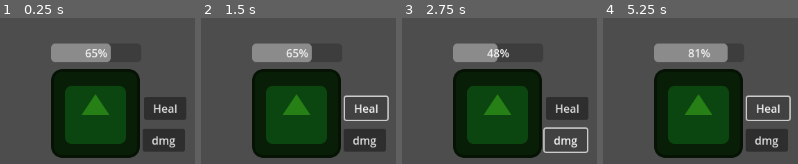
Above: before the commit, frames 1-4 (left to right).
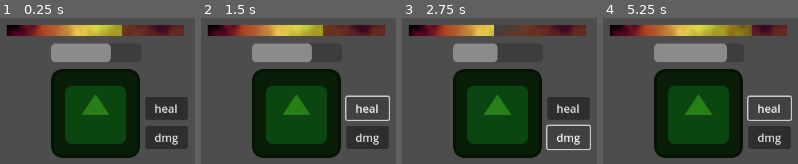
Above: after the commit, the same moments.

Repository: Horryportier/godot-tool-belt
Game: Godot game, scene res://examples/goblin.tscn
The game is run twice, just before and just after one commit, with the same random seed, the same clock (stepped at 60 frames per second) and the same inputs. The project has no main scene, so this scene is started directly. The engine's default icon, where the game draws it, is replaced by a stand-in: a white triangle on a blue panel in a dark square.
Inputs:
- Up to frame 1 (0.25 s): no input
- Up to frame 2 (1.5 s): click "dmg" at 0.5 s; click "Heal" (after the commit: "heal") at 1.25 s
- Up to frame 3 (2.75 s): click "dmg" at 2 s
- Up to frame 4 (5.25 s): click "Heal" (after the commit: "heal") at 2.75 s; click "dmg" at 3.5 s; click "Heal" (after the commit: "heal") at 4.25 s; tap Enter at 5 s

The runs differ from the first frame. In frame 1, 9.4% of the frame differs, in the area x 3-97%, y 4-92%; in frame 2, 9.8%; in frame 3, 9.5%; in frame 4, 9.9%.

Commit message:
added locoal_texture_health_bar

Diff:
--- /dev/null
+++ b/Components/health/ui/local_texture_health_bar.gd
@@ -0,0 +1,24 @@
+class_name LocalTextureHealthBar
+extends TextureProgressBar
+
+@onready var health: HealthRes = get_parent().resource.health
+
+@export var smooth: bool = true
+@export var drag: float = 0.1
+@export var tras_type: Tween.TransitionType
+@export var ease_type: Tween.EaseType
+
+func _ready():
+	value = remap(30, 0, health.max_hp, 0, 100)
+	health.hp_changed.connect(_on_hp_changed)
+
+func _on_hp_changed():
+	if smooth:
+		smooth_trans(int(remap(health.hp, 0, health.max_hp, 0, 100)))
+	else:
+		value = remap(health.hp, 0, health.max_hp, 0, 100)
+
+
+func smooth_trans(final: int):
+	var tween = create_tween()
+	tween.tween_property(self, "value", final, drag).set_ease(ease_type).set_trans(tras_type)
--- a/examples/goblin.tscn
+++ b/examples/goblin.tscn
@@ -1,9 +1,33 @@
-[gd_scene load_steps=5 format=3 uid="uid://dda5wwbdnpyw0"]
+[gd_scene load_steps=11 format=3 uid="uid://dda5wwbdnpyw0"]
 
 [ext_resource type="Script" path="res://examples/goblin.gd" id="1_p7qbm"]
 [ext_resource type="Resource" uid="uid://cdqmqby3eqqns" path="res://examples/goblin.tres" id="2_4ddkr"]
 [ext_resource type="Texture2D" uid="uid://bdpa4cbdw0ly7" path="res://icon.svg" id="2_13l58"]
 [ext_resource type="Script" path="res://Components/health/ui/local_health_bar.gd" id="4_0usce"]
+[ext_resource type="Script" path="res://Components/health/ui/local_texture_health_bar.gd" id="4_5uoxt"]
+
+[sub_resource type="Gradient" id="Gradient_724cj"]
+offsets = PackedFloat32Array(0, 0.182692, 0.480769, 1)
+colors = PackedColorArray(0, 0, 0, 1, 0.230871, 0, 0.107997, 0.828627, 0.547091, 0.167629, 0, 0.54902, 0, 0, 0, 0)
+
+[sub_resource type="FastNoiseLite" id="FastNoiseLite_bw2j8"]
+noise_type = 4
+offset = Vector3(1000, 0, 0)
+
+[sub_resource type="NoiseTexture2D" id="NoiseTexture2D_bcssc"]
+width = 256
+height = 16
+color_ramp = SubResource("Gradient_724cj")
+noise = SubResource("FastNoiseLite_bw2j8")
+
+[sub_resource type="Gradient" id="Gradient_roncg"]
+offsets = PackedFloat32Array(0, 0.509615, 1)
+colors = PackedColorArray(0.780518, 0, 0.268147, 1, 0.988667, 1, 0.32, 1, 0.232333, 1, 0.06, 1)
+
+[sub_resource type="GradientTexture2D" id="GradientTexture2D_f10lf"]
+gradient = SubResource("Gradient_roncg")
+width = 256
+height = 16
 
 [node name="Goblin" type="CharacterBody2D"]
 script = ExtResource("1_p7qbm")
@@ -18,22 +42,50 @@
 offset_top = -101.0
 offset_right = 66.0
 offset_bottom = -74.0
+step = 1.0
+show_percentage = false
 script = ExtResource("4_0usce")
+drag = 0.5
+tras_type = 6
+ease_type = 1
+metadata/_edit_use_anchors_ = true
 
 [node name="Camera2D" type="Camera2D" parent="."]
 
 [node name="Dmg" type="Button" parent="."]
-offset_left = 68.0
-offset_top = 22.0
-offset_right = 129.0
-offset_bottom = 55.0
+offset_left = 72.0
+offset_top = 18.0
+offset_right = 133.0
+offset_bottom = 51.0
 text = "dmg
 "
+metadata/_edit_use_anchors_ = true
 
 [node name="Heal" type="Button" parent="."]
-offset_left = 70.0
+offset_left = 72.0
 offset_top = -24.0
-offset_right = 131.0
+offset_right = 133.0
 offset_bottom = 9.0
-text = "Heal
+text = "heal
 "
+metadata/_edit_use_anchors_ = true
+
+[node name="LocalTextureHealthBar" type="TextureProgressBar" parent="."]
+anchors_preset = 8
+anchor_left = 0.5
+anchor_top = 0.5
+anchor_right = 0.5
+anchor_bottom = 0.5
+offset_left = -128.0
+offset_top = -128.0
+offset_right = 128.0
+offset_bottom = -104.0
+grow_horizontal = 2
+grow_vertical = 2
+value = 100.0
+texture_over = SubResource("NoiseTexture2D_bcssc")
+texture_progress = SubResource("GradientTexture2D_f10lf")
+script = ExtResource("4_5uoxt")
+drag = 0.5
+tras_type = 6
+ease_type = 1
